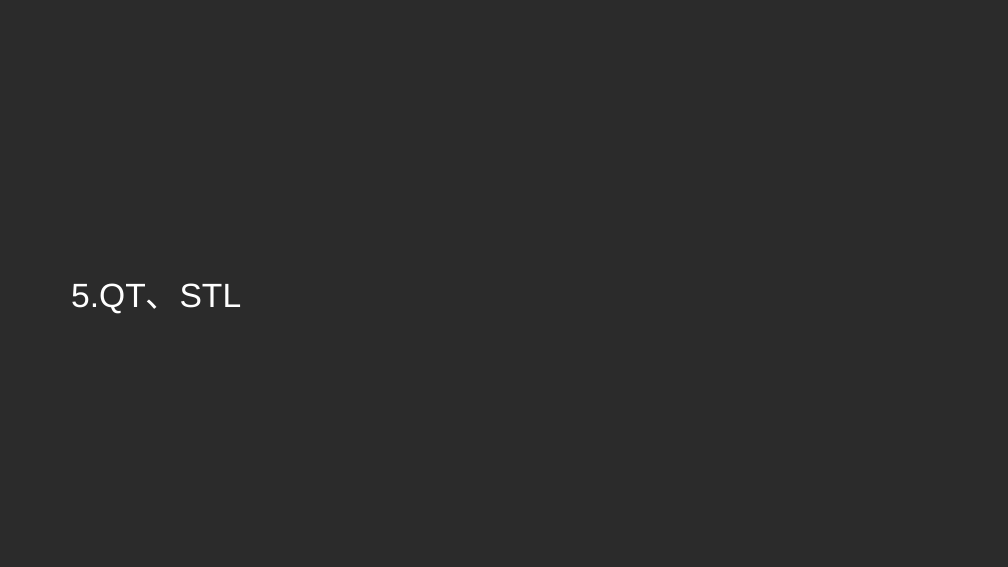
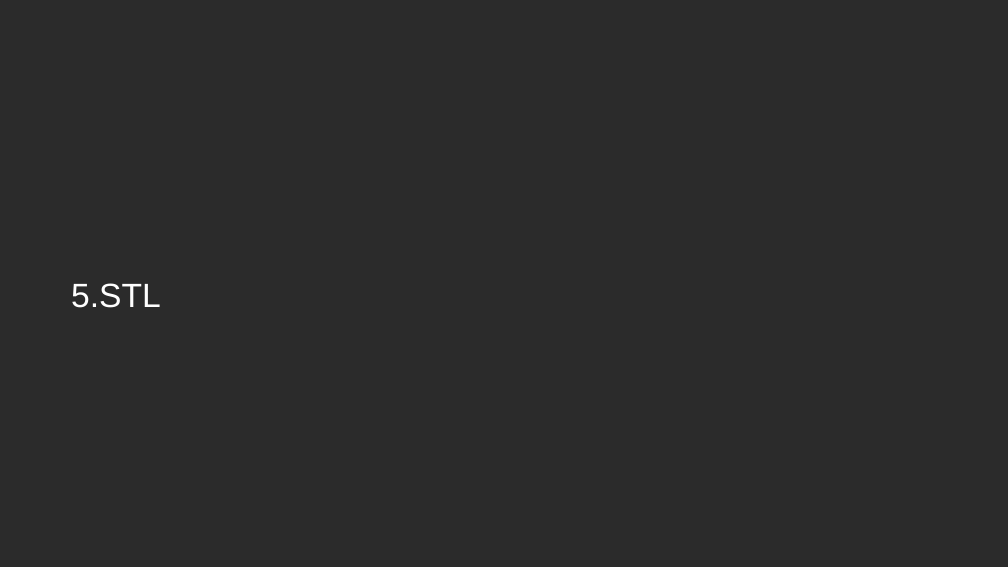
Before and after one commit to IIIcecream/CloudCPluasPlus, a slide deck: slide 38 of C++基础.pptx. Drawn at 1008x567 pixels with LibreOffice and Linux fonts; fonts in the diff are those of the drawing; background and template pictures are left out; a plain dark background stands for a picture behind light text. Boxes give left, top, right and bottom in pixels: in the first picture for what was removed or moved away, otherwise in the second. Text is boxed around its words. In the diff, an @@ line names an element or a change of style, - is before the commit and + after.

```diff
--- a/C++基础.pptx
+++ b/C++基础.pptx
@@ text at <box>71,283,161,308</box>: text changed @@
-5.QT、STL
+5.STL
```
Also in this commit, not shown: 1 other slide changed, 12 slides added, 1 other file.
